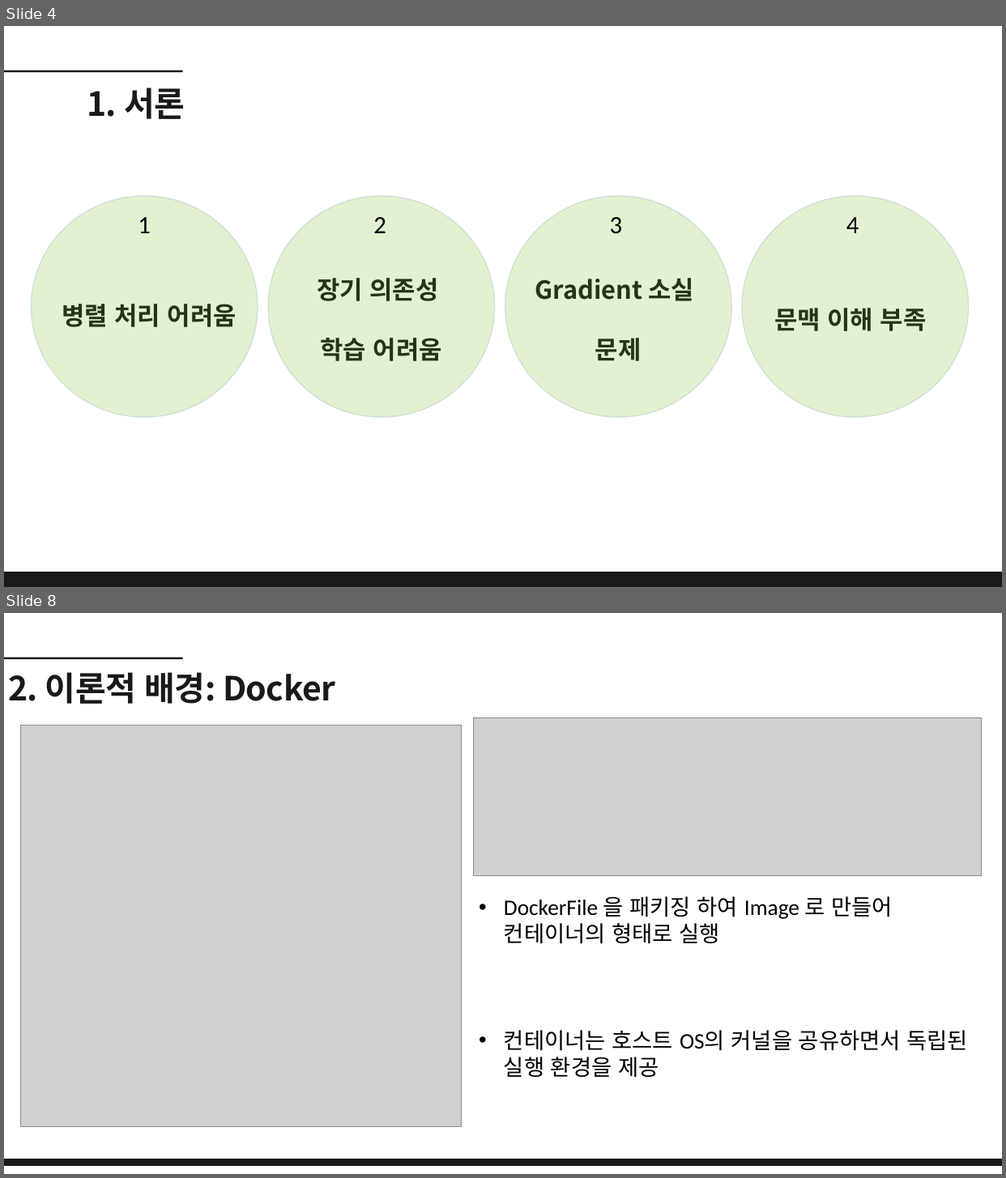
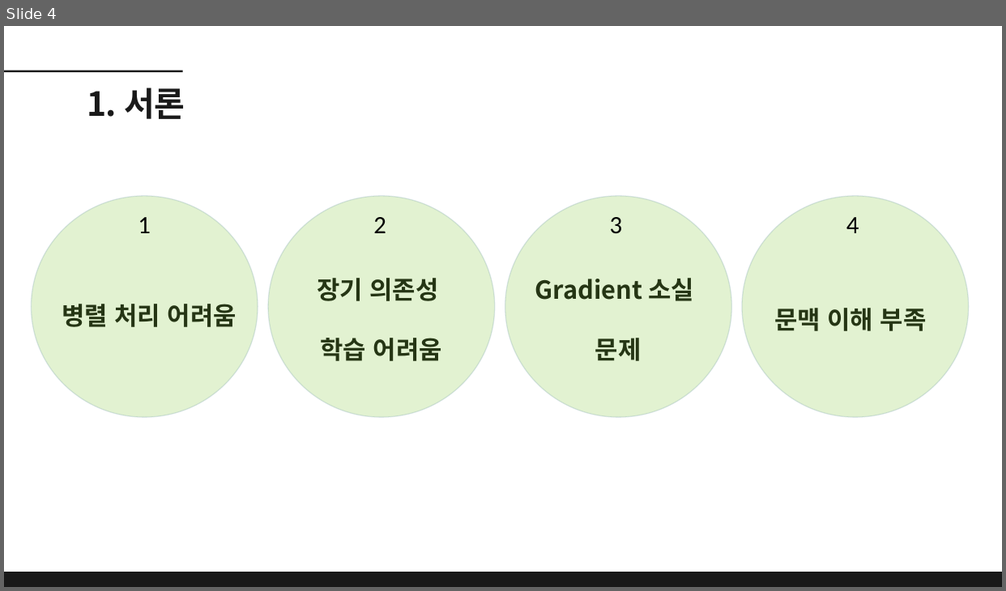
Before and after one commit to dbehdrbs0806/4th_2sem, a slide deck: ReinforcementLearning/20204077_유동균_Transformer 발표.pptx. Shown one above the other, each under a label of ours: slides 4 and 8 before the commit, slide 4 after it; the slides between them are not shown. The pictures are 1006x1178 and 1006x591 pixels, drawn with LibreOffice and Linux fonts; fonts in the diff are those of the drawing; grey boxes stand for pictures. Boxes give left, top, right and bottom in pixels: in the first picture for what was removed or moved away, otherwise in the second. Text is boxed around its words. In the diff, an @@ line names an element or a change of style, - is before the commit and + after.

```diff
--- a/ReinforcementLearning/20204077_유동균_Transformer 발표.pptx
+++ b/ReinforcementLearning/20204077_유동균_Transformer 발표.pptx
@@ slide 8 removed at (x1=4, y1=613, x2=1002, y2=1174), background #FFFFFF @@
@@ line removed from (4, 658) to (183, 658) @@
@@ text removed at (x1=8, y1=672, x2=335, y2=704) @@
-2. 이론적 배경: Docker
@@ picture removed at (x1=20, y1=725, x2=461, y2=1127) @@
@@ picture removed at (x1=474, y1=717, x2=982, y2=876) @@
@@ text removed at (x1=504, y1=897, x2=968, y2=1077) @@
-• DockerFile 을 패키징 하여 Image 로 만들어 컨테이너의 형태로 실행
-• 컨테이너는 호스트 OS의 커널을 공유하면서 독립된 실행 환경을 제공
@@ freeform shape removed at (x1=4, y1=1160, x2=1002, y2=1166) @@
```
Also in this commit, not shown: 4 slides changed, 8 slides added, 12 other slides removed.
